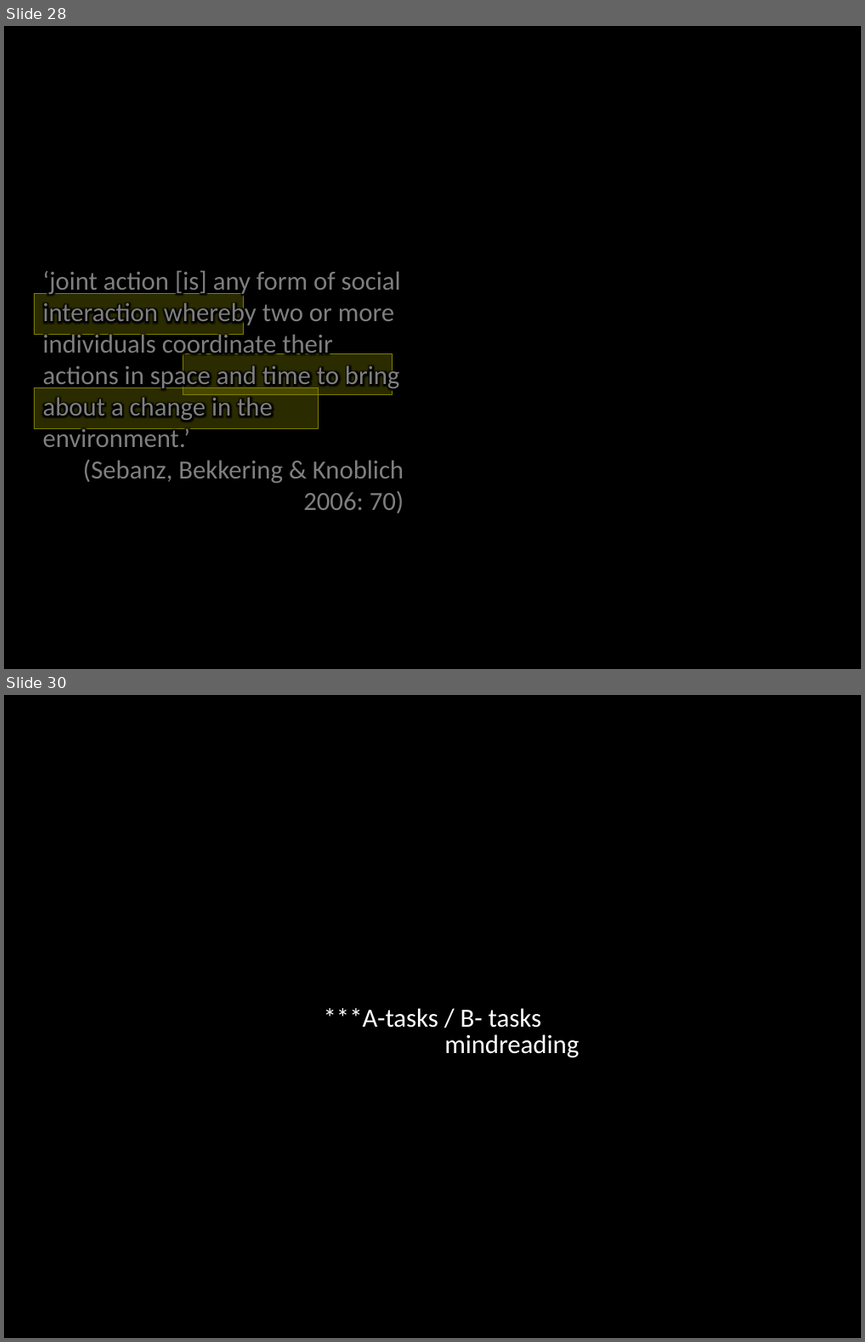
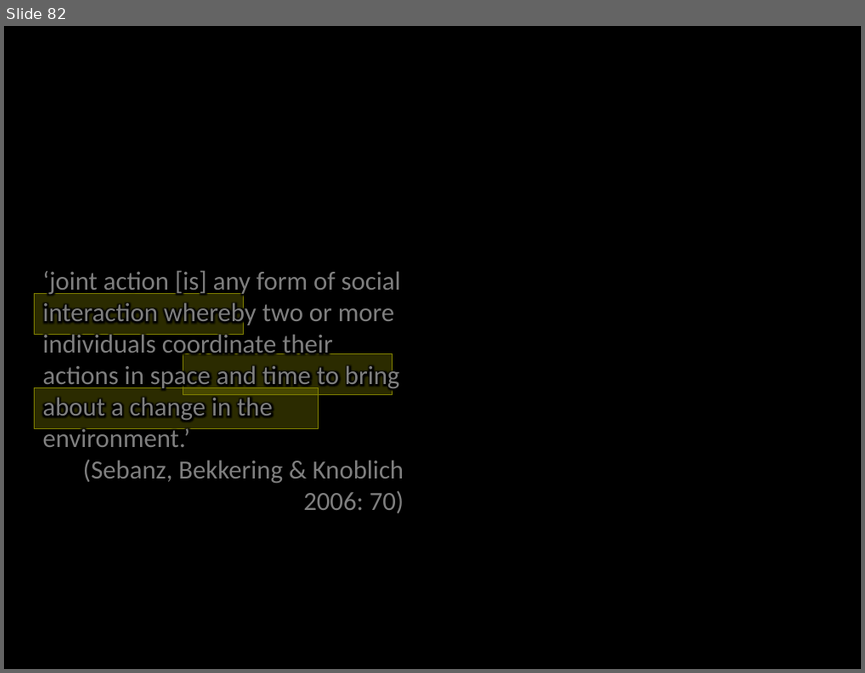
Before and after one commit to butterfill/lecture_mindreading_joint_action_philosophical_tools, a slide deck: lecture01/lecture01.ppt.pptx. Shown one above the other, each under a label of ours: slides 28 and 30 before the commit, slide 82 after it; the slides between them are not shown. The pictures are 865x1342 and 865x673 pixels, drawn with LibreOffice and Linux fonts; fonts in the diff are those of the drawing. Boxes give left, top, right and bottom in pixels: in the first picture for what was removed or moved away, otherwise in the second. Text is boxed around its words. In the diff, an @@ line names an element or a change of style, - is before the commit and + after.

```diff
--- a/lecture01/lecture01.ppt.pptx
+++ b/lecture01/lecture01.ppt.pptx
@@ slide 30 removed at [4,695,861,1338], background #000000 @@
@@ text removed at [324,1008,541,1027] @@
-***A-tasks / B- tasks
@@ text removed at [444,1034,579,1058] @@
-mindreading
@@ what was slide 28 is now slide 82 @@
```
Also in this commit, not shown: 5 slides changed, 31 slides added, 5 other slides removed, 3 other files.
